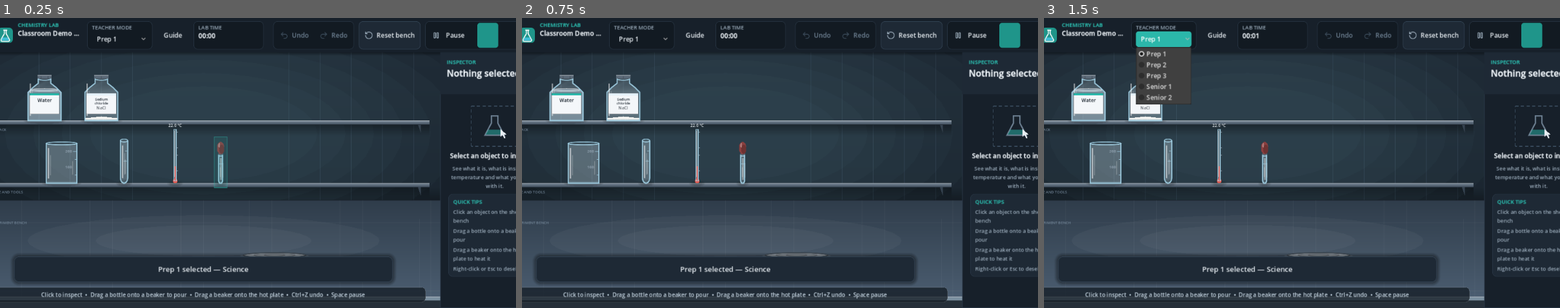
Above: before the commit, frames 1-3 (left to right).
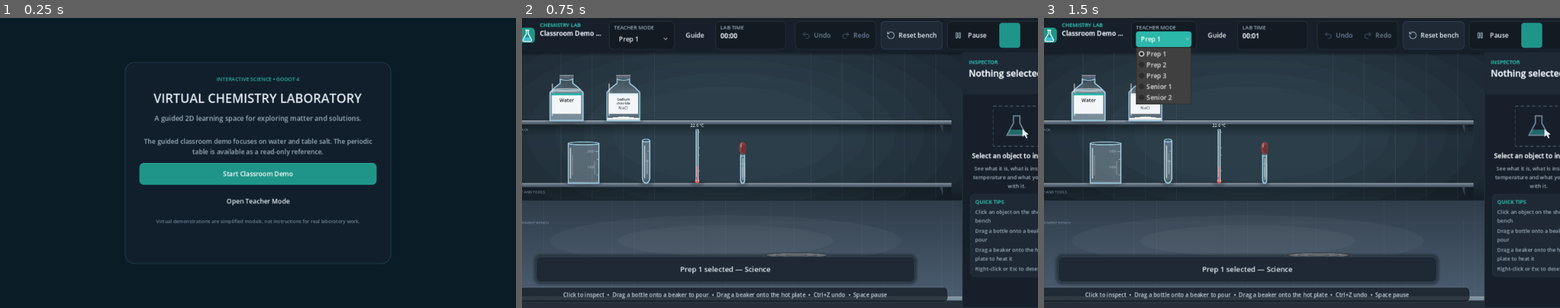
Above: after the commit, the same moments.

Repository: KareemMohammadeen/chemistry-lab-2d
Game: Godot game, scene res://scenes/main.tscn
Same seed, same stepped clock (60 frames per second), same inputs: the game is played once before the commit and once after it.
Inputs (mouse positions are in pixels of both pictures, inside the frame that each line leads up to):
- Up to frame 1 (0.25 s): no input
- Up to frame 2 (0.75 s): click (780, 174) at 0.5 s, where only the run after the commit has a clickable "Start Classroom Demo"
- Up to frame 3 (1.5 s): click "Prep 1" at 1.25 s

The runs differ from the first frame. In frame 1, 55% of the frame differs, in the area x 0-100%, y 1-100%; in frame 2, nothing differs; in frame 3, nothing differs.

Commit message:
Complete teacher demo and presentation flow: scripts/core/main.gd

Diff:
--- a/scripts/core/main.gd
+++ b/scripts/core/main.gd
@@ -1,4 +1,6 @@
 extends Node
+
+const WELCOME_OVERLAY_SCRIPT := preload("res://scripts/ui/welcome_overlay.gd")
 ## Composition root. Builds the content database, the simulation host and the interaction
 ## controller and hands them to the views. It contains no laboratory logic of its own.
 
@@ -16,6 +18,7 @@
 var _host: SimulationHost
 var _controller: InteractionController
 var _last_stage_rect: Rect2 = Rect2()
+var _welcome_overlay: Control
 
 
 func _ready() -> void:
@@ -38,6 +41,22 @@
 	_controller.name = "InteractionController"
 	add_child(_controller)
 	_controller.setup(_host, workspace, lab_interface)
+	_show_welcome_overlay()
+
+
+func _show_welcome_overlay() -> void:
+	_welcome_overlay = WELCOME_OVERLAY_SCRIPT.new() as Control
+	_welcome_overlay.set_anchors_and_offsets_preset(Control.PRESET_FULL_RECT)
+	_welcome_overlay.mode_selected.connect(_on_welcome_mode_selected)
+	lab_interface.add_child(_welcome_overlay)
+
+
+func _on_welcome_mode_selected(mode: String) -> void:
+	if is_instance_valid(_welcome_overlay):
+		_welcome_overlay.queue_free()
+	_welcome_overlay = null
+	if mode == "teacher":
+		lab_interface.open_teacher_mode()
 
 
 ## The laboratory is scaled and centred inside the stage slot between the side panels. Done
